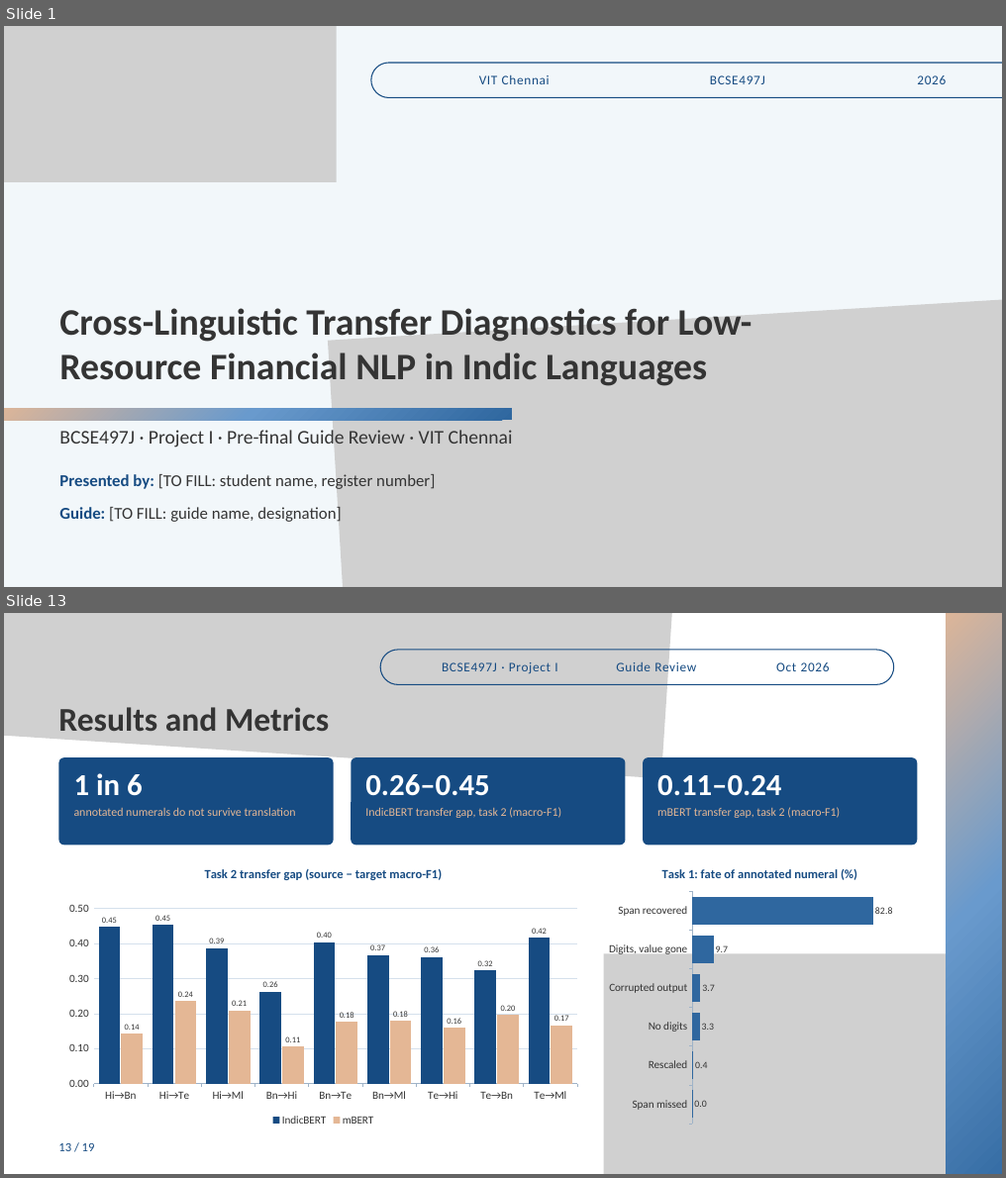
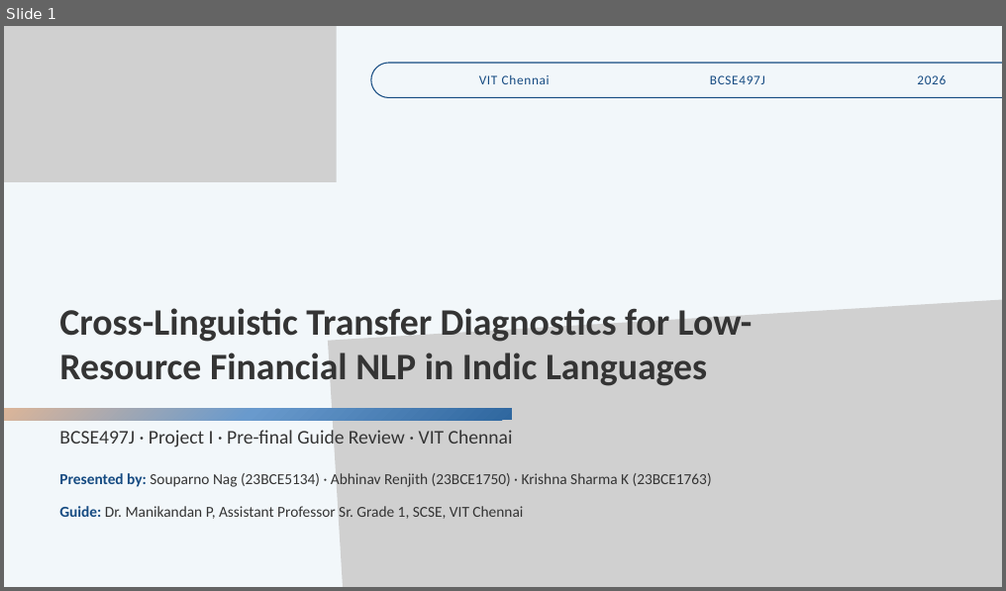
Before and after one commit to souparno-nag/Cross-Linguistic_Transfer_Diagnotic_for_Financial_NLP_in_Indic_Languages, a slide deck: presentation/BCSE497J_Project_I_Final_Review.pptx. Shown one above the other, each under a label of ours: slides 1 and 13 before the commit, slide 1 after it; the slides between them are not shown. The pictures are 1006x1178 and 1006x591 pixels, drawn with LibreOffice and Linux fonts; fonts in the diff are those of the drawing; grey boxes stand for pictures. Boxes give left, top, right and bottom in pixels: in the first picture for what was removed or moved away, otherwise in the second. Text is boxed around its words. In the diff, an @@ line names an element or a change of style, - is before the commit and + after.

Commit message:
Docs: update numeric report, add colour-pages PDF and report PDF; update review deck

```diff
--- a/presentation/BCSE497J_Project_I_Final_Review.pptx
+++ b/presentation/BCSE497J_Project_I_Final_Review.pptx
@@ slide 13 removed at (x1=4, y1=613, x2=1002, y2=1174), background #FFFFFF @@
@@ picture removed at (x1=4, y1=613, x2=680, y2=779) @@
@@ freeform shape removed at (x1=946, y1=613, x2=1002, y2=1174) @@
@@ freeform shape removed at (x1=380, y1=650, x2=894, y2=684) @@
@@ text removed at (x1=442, y1=663, x2=557, y2=674) @@
-BCSE497J · Project I
@@ text removed at (x1=616, y1=663, x2=696, y2=671) @@
-Guide Review
@@ text removed at (x1=776, y1=663, x2=830, y2=671) @@
-Oct 2026
@@ text removed at (x1=58, y1=707, x2=329, y2=731) @@
-Results and Metrics
@@ rounded rectangle removed at (x1=58, y1=758, x2=334, y2=845) @@
@@ rounded rectangle removed at (x1=350, y1=758, x2=625, y2=845) @@
@@ rounded rectangle removed at (x1=643, y1=758, x2=917, y2=845) @@
@@ text removed at (x1=74, y1=773, x2=143, y2=796) @@
-1 in 6
@@ text removed at (x1=365, y1=774, x2=489, y2=796) @@
-0.26–0.45
@@ text removed at (x1=657, y1=775, x2=781, y2=796) @@
-0.11–0.24
@@ text removed at (x1=74, y1=807, x2=296, y2=816) @@
-annotated numerals do not survive translation
@@ text removed at (x1=365, y1=807, x2=561, y2=818) @@
-IndicBERT transfer gap, task 2 (macro-F1)
@@ text removed at (x1=657, y1=807, x2=840, y2=818) @@
-mBERT transfer gap, task 2 (macro-F1)
@@ column chart removed at (x1=58, y1=855, x2=588, y2=1130) @@
-title "Task 2 transfer gap (source − target macro-F1)"
-categories: Hi→Bn, Hi→Te, Hi→Ml, Bn→Hi, Bn→Te, Bn→Ml, Te→Hi, Te→Bn, Te→Ml
-IndicBERT: 0.45, 0.45, 0.39, 0.26, 0.4, 0.37, 0.36, 0.32, 0.42
-mBERT: 0.14, 0.24, 0.21, 0.1, 0.18, 0.18, 0.16, 0.2, 0.17
@@ bar chart removed at (x1=603, y1=855, x2=917, y2=1130) @@
-title "Task 1: fate of annotated numeral (%)"
-categories: Span recovered, Digits, value gone, Corrupted output, No digits, Rescaled, Span missed
-Series 1: 82.8, 9.7, 3.7, 3.3, 0.4, 0
@@ picture removed at (x1=603, y1=955, x2=1002, y2=1174) @@
@@ text removed at (x1=58, y1=1144, x2=95, y2=1152) @@
-13 / 19
@@ slide 1 changed as well @@
@@ text at (x1=59, y1=472, x2=712, y2=489): text changed; size 24 to 22 pt @@
-Presented by: [TO FILL: student name, register number]
+Presented by: Souparno Nag (23BCE5134) · Abhinav Renjith (23BCE1750) · Krishna Sharma K (23BCE1763)
@@ text at (x1=59, y1=506, x2=523, y2=519): text changed; size 24 to 22 pt @@
-Guide: [TO FILL: guide name, designation]
+Guide: Dr. Manikandan P, Assistant Professor Sr. Grade 1, SCSE, VIT Chennai
```
Also in this commit, not shown: 9 other slides changed, 12 slides added, 8 other slides removed, 4 other files.
